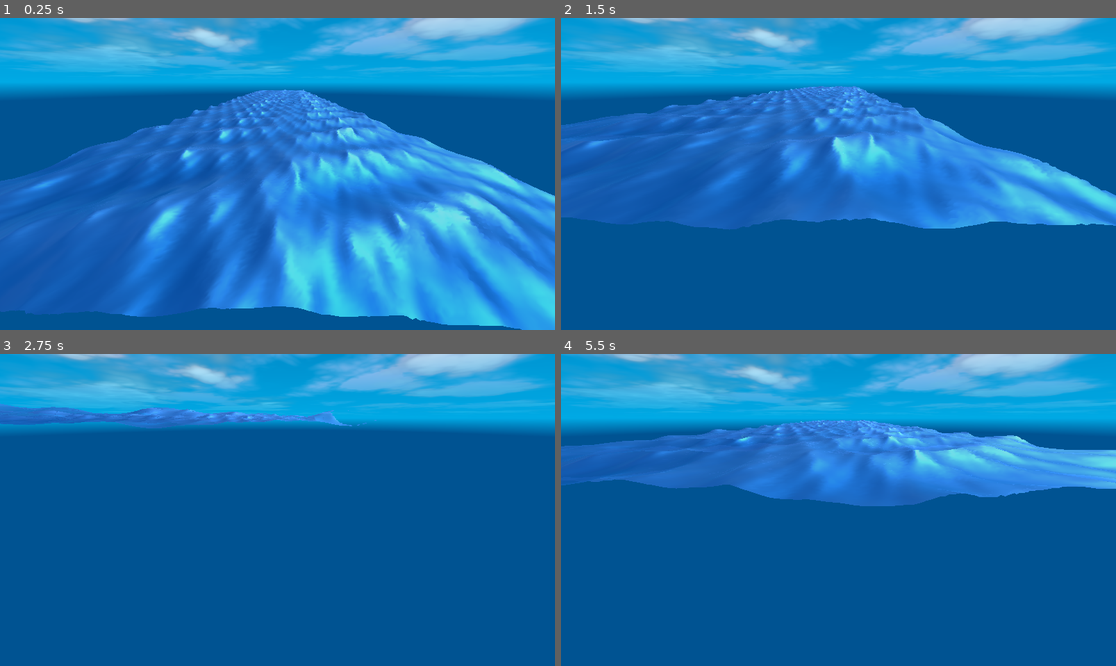
Above: before the commit, frames 1-4 (two rows, left to right).
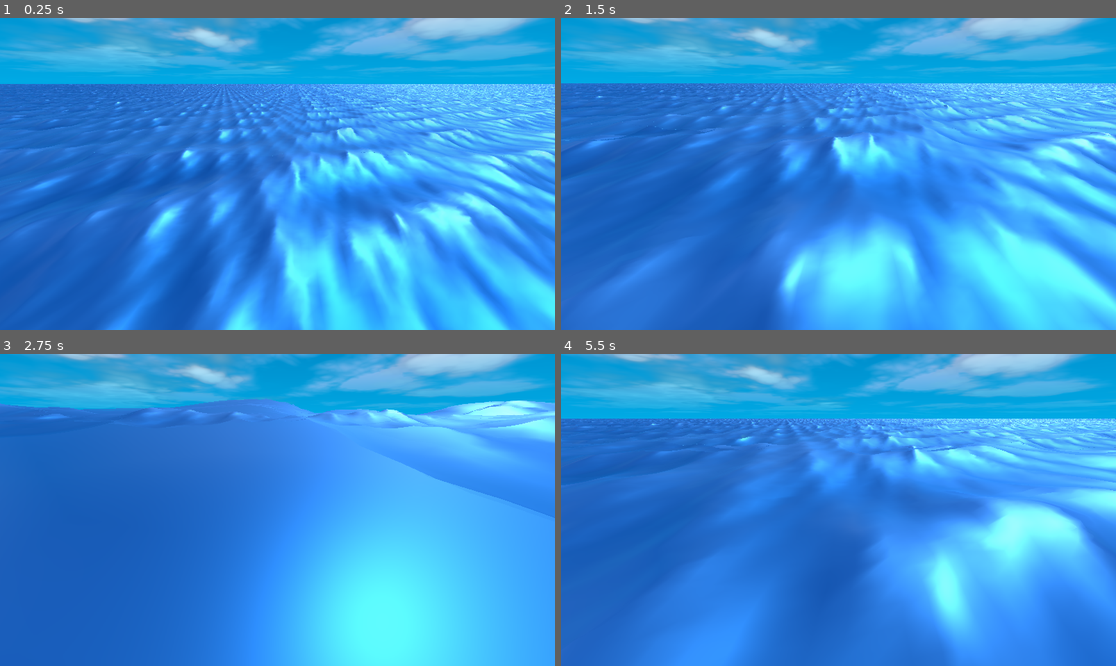
Above: after the commit, the same moments.

Repository: armedturret/Godot-Wave-Simulation
Game: Godot game, scene res://scenes/gerstner_ocean.tscn
Two runs of this game, one before a commit and one after it. Both use one fixed random seed, a clock stepped at 60 frames per second and the inputs below.
Inputs (mouse positions are in pixels of both pictures, inside the frame that each line leads up to):
- Up to frame 1 (0.25 s): no input
- Up to frame 2 (1.5 s): tap Enter at 0.5 s; move the mouse to (960, 158) at 0.52 s; hold Right (ui_right) 0.53-1.28 s; tap Shift at 0.6, 1.35 s; click (960, 158) at 0.67 s; move the mouse to (727, 189) at 1.27 s; hold Q (move_down) from 1.28 s (still down)
- Up to frame 3 (2.75 s): move the mouse to (333, 441) at 2.02 s; release Q (move_down) at 2.03 s; hold Right (ui_right) from 2.03 s (still down); tap Shift at 2.1 s
- Up to frame 4 (5.5 s): move the mouse to (810, 572) at 2.77 s; release Right (ui_right) at 2.78 s; hold E (move_up) 2.78-3.53 s; tap Shift every 0.75 s from 2.85 to 5.1 s; click (810, 572) at 2.92 s; move the mouse to (1005, 556) at 3.52 s; hold Left (ui_left) 3.53-5.03 s; move the mouse to (672, 463) at 4.27 s; move the mouse to (866, 510) at 5.02 s; hold Q (move_down) from 5.03 s (still down); click (866, 510) at 5.17 s

The runs differ from the first frame. In frame 1, 29% of the frame differs, in the area x 0-100%, y 21-100%; in frame 2, 49%; in frame 3, 81%, in the area x 0-100%, y 14-100%; in frame 4, 63%.

Commit message:
Added a pretty good lod algorithm

Diff:
--- a/environment.tres
+++ b/environment.tres
@@ -10,7 +10,7 @@
 shader_parameter/sunset_bottom_color = Color(1, 0.5, 0.7, 1)
 shader_parameter/night_top_color = Color(0.02, 0, 0.04, 1)
 shader_parameter/night_bottom_color = Color(0.1, 0, 0.2, 1)
-shader_parameter/horizon_color = Color(0, 0.32299995, 0.57, 1)
+shader_parameter/horizon_color = Color(0.21106589, 0.54989105, 0.8801426, 1)
 shader_parameter/horizon_blur = 0.05
 shader_parameter/sun_color = Color(10, 8, 1, 1)
 shader_parameter/sun_sunset_color = Color(10, 0, 0, 1)
@@ -42,3 +42,10 @@
 ambient_light_source = 3
 ambient_light_color = Color(1, 1, 1, 1)
 reflected_light_source = 2
+fog_mode = 1
+fog_light_color = Color(0.1034243, 0.5985511, 0.7905548, 1)
+fog_density = 1.0
+fog_aerial_perspective = 1.0
+fog_sky_affect = 0.1
+fog_depth_begin = 1800.0
+fog_depth_end = 2000.0
--- /dev/null
+++ b/materials/ocean_chunk.tscn
@@ -0,0 +1,11 @@
+[gd_scene format=3 uid="uid://cgjwhgxftp8uu"]
+
+[ext_resource type="PlaneMesh" uid="uid://cxyic7ot1h8ob" path="res://ocean_meshes/ocean_mesh_256.tres" id="1_bxhx6"]
+[ext_resource type="Material" uid="uid://c1vjmg5gwatjd" path="res://materials/ocean_material.tres" id="2_dhjj7"]
+
+[node name="OceanChunk" type="MeshInstance3D" unique_id=1085945652]
+transform = Transform3D(0.99998915, -0.0037763077, -0.0027200247, 0.0037769545, 0.99999285, 0.00023294859, 0.0027191264, -0.00024321013, 0.9999963, 0, 0, 0)
+custom_aabb = AABB(-50, 0, -50, 100, 1, 100)
+mesh = ExtResource("1_bxhx6")
+skeleton = NodePath("../..")
+surface_material_override/0 = ExtResource("2_dhjj7")
--- a/scenes/gerstner_ocean.tscn
+++ b/scenes/gerstner_ocean.tscn
@@ -1,22 +1,58 @@
 [gd_scene format=3 uid="uid://di60ffgcypgw4"]
 
 [ext_resource type="Environment" uid="uid://dkj3u4715d0e1" path="res://environment.tres" id="1_58q5r"]
-[ext_resource type="Material" uid="uid://c1vjmg5gwatjd" path="res://materials/ocean_material.tres" id="1_co4yx"]
 [ext_resource type="Script" uid="uid://d4g016li4ktxm" path="res://scripts/camera_controller.gd" id="2_3c6y5"]
-[ext_resource type="Script" uid="uid://c4mx012ggauhw" path="res://scripts/ocean_generator.gd" id="2_co4yx"]
-[ext_resource type="PlaneMesh" uid="uid://cxyic7ot1h8ob" path="res://ocean_meshes/ocean_mesh_256.tres" id="3_phwen"]
+[ext_resource type="Script" uid="uid://u656r0b5mydt" path="res://scripts/ocean_lod.gd" id="3_82v64"]
+[ext_resource type="PackedScene" uid="uid://cgjwhgxftp8uu" path="res://materials/ocean_chunk.tscn" id="4_3c6y5"]
+[ext_resource type="Script" uid="uid://ci3p2rtj3liu8" path="res://scripts/ocean_lod_level.gd" id="4_iqywx"]
 [ext_resource type="PlaneMesh" uid="uid://bsjqetf36cm1w" path="res://ocean_meshes/ocean_mesh_128.tres" id="6_5d2jk"]
 [ext_resource type="PlaneMesh" uid="uid://504n75u3e24s" path="res://ocean_meshes/ocean_mesh_64.tres" id="7_drgyt"]
 [ext_resource type="PlaneMesh" uid="uid://cg21olxpce28j" path="res://ocean_meshes/ocean_mesh_32.tres" id="8_iqywx"]
 [ext_resource type="PlaneMesh" uid="uid://c8k7q4yej68ce" path="res://ocean_meshes/ocean_mesh_16.tres" id="9_drgyt"]
+
+[sub_resource type="Resource" id="Resource_cxc0e"]
+script = ExtResource("4_iqywx")
+mesh = ExtResource("6_5d2jk")
+metadata/_custom_type_script = "uid://ci3p2rtj3liu8"
+
+[sub_resource type="Resource" id="Resource_5d2jk"]
+script = ExtResource("4_iqywx")
+mesh = ExtResource("7_drgyt")
+min_distance = 300.0
+metadata/_custom_type_script = "uid://ci3p2rtj3liu8"
+
+[sub_resource type="Resource" id="Resource_igkwb"]
+script = ExtResource("4_iqywx")
+mesh = ExtResource("8_iqywx")
+min_distance = 700.0
+metadata/_custom_type_script = "uid://ci3p2rtj3liu8"
+
+[sub_resource type="Resource" id="Resource_3pl04"]
+script = ExtResource("4_iqywx")
+mesh = ExtResource("9_drgyt")
+min_distance = 1000.0
+metadata/_custom_type_script = "uid://ci3p2rtj3liu8"
 
 [node name="GerstnerOcean" type="Node3D" unique_id=192684016]
 
 [node name="WorldEnvironment" type="WorldEnvironment" parent="." unique_id=1103050431]
 environment = ExtResource("1_58q5r")
 
+[node name="OceanRoot" type="Node3D" parent="." unique_id=2130323283 node_paths=PackedStringArray("camera")]
+transform = Transform3D(0.9999999, -1.8626451e-09, 1.8626451e-09, 0, 1, 0, 0, -5.9604645e-08, 0.99999994, 0, 0, 7.6293945e-06)
+script = ExtResource("3_82v64")
+camera = NodePath("../Camera3D")
+lods = Array[ExtResource("4_iqywx")]([SubResource("Resource_cxc0e"), SubResource("Resource_5d2jk"), SubResource("Resource_igkwb"), SubResource("Resource_3pl04")])
+template = ExtResource("4_3c6y5")
+max_chunk_dist = 32
+recalc_distance = 50.0
+
+[node name="MeshInstance3D" parent="OceanRoot" unique_id=1085945652 instance=ExtResource("4_3c6y5")]
+transform = Transform3D(0.9999891, -0.0037763072, -0.0027200258, 0.0037769545, 0.99999285, 0.00023293924, 0.0027191262, -0.00024321015, 0.9999963, 0, 0, 0)
+
 [node name="Camera3D" type="Camera3D" parent="." unique_id=2024993671]
 transform = Transform3D(0.99964863, -0.010913228, 0.024157835, -3.4779973e-08, 0.91132426, 0.41168937, -0.02650848, -0.4115447, 0.911004, 4.3429337, 17.249245, 60.556053)
+far = 2000.0
 script = ExtResource("2_3c6y5")
 speed = 20.0
 speed_fast = 80.0
@@ -24,55 +60,3 @@
 
 [node name="DirectionalLight3D" type="DirectionalLight3D" parent="." unique_id=2106264239]
 transform = Transform3D(0.76308566, -0.5283642, 0.3721982, -0.5328818, -0.18850322, 0.8249264, -0.36570105, -0.8278271, -0.42539975, 0, 30.442127, 0)
-
-[node name="OceanRoot" type="Node3D" parent="." unique_id=2130323283]
-
-[node name="MeshInstance3D" type="MeshInstance3D" parent="OceanRoot" unique_id=1303851496]
-transform = Transform3D(0.99998915, -0.0037763077, -0.0027200247, 0.0037769545, 0.99999285, 0.00023294859, 0.0027191264, -0.00024321013, 0.9999963, 0, 0, 0)
-mesh = ExtResource("3_phwen")
-skeleton = NodePath("../..")
-surface_material_override/0 = ExtResource("1_co4yx")
-script = ExtResource("2_co4yx")
-min_wavelen = 3.0
-max_wavelen = 32.0
-max_amplitude = 0.6
-
-[node name="MeshInstance3D2" type="MeshInstance3D" parent="OceanRoot" unique_id=2116760908]
-transform = Transform3D(0.99998915, -0.0037763077, -0.0027200247, 0.0037769545, 0.99999285, 0.00023294859, 0.0027191264, -0.00024321013, 0.9999963, 0, 0, -100)
-mesh = ExtResource("6_5d2jk")
-skeleton = NodePath("../..")
-surface_material_override/0 = ExtResource("1_co4yx")
-script = ExtResource("2_co4yx")
-min_wavelen = 3.0
-max_wavelen = 32.0
-max_amplitude = 0.6
-
-[node name="MeshInstance3D3" type="MeshInstance3D" parent="OceanRoot" unique_id=1962730721]
-transform = Transform3D(0.99998915, -0.0037763077, -0.0027200247, 0.0037769545, 0.99999285, 0.00023294859, 0.0027191264, -0.00024321013, 0.9999963, 0, 0, -200)
-mesh = ExtResource("7_drgyt")
-skeleton = NodePath("../..")
-surface_material_override/0 = ExtResource("1_co4yx")
-script = ExtResource("2_co4yx")
-min_wavelen = 3.0
-max_wavelen = 32.0
-max_amplitude = 0.6
-
-[node name="MeshInstance3D4" type="MeshInstance3D" parent="OceanRoot" unique_id=100306378]
-transform = Transform3D(0.99998915, -0.0037763077, -0.0027200247, 0.0037769545, 0.99999285, 0.00023294859, 0.0027191264, -0.00024321013, 0.9999963, 0, 0, -300)
-mesh = ExtResource("8_iqywx")
-skeleton = NodePath("../..")
-surface_material_override/0 = ExtResource("1_co4yx")
-script = ExtResource("2_co4yx")
-min_wavelen = 3.0
-max_wavelen = 32.0
-max_amplitude = 0.6
-
-[node name="MeshInstance3D5" type="MeshInstance3D" parent="OceanRoot" unique_id=1755725774]
-transform = Transform3D(0.99998915, -0.0037763077, -0.0027200247, 0.0037769545, 0.99999285, 0.00023294859, 0.0027191264, -0.00024321013, 0.9999963, 0, 0, -400)
-mesh = ExtResource("9_drgyt")
-skeleton = NodePath("../..")
-surface_material_override/0 = ExtResource("1_co4yx")
-script = ExtResource("2_co4yx")
-min_wavelen = 3.0
-max_wavelen = 32.0
-max_amplitude = 0.6
--- /dev/null
+++ b/scripts/ocean_lod.gd
@@ -0,0 +1,50 @@
+extends Node3D
+
+@export var camera : Camera3D
+@export var lods : Array[OceanLodLevel]
+@export var template: PackedScene
+@export var max_chunk_dist: int = 12
+@export var chunk_size: float = 100.0
+@export var recalc_distance: float = 100.0
+
+var last_camera_pos: Vector3
+
+var mesh_dict: Dictionary[Vector2i, MeshInstance3D]
+
+func _ready() -> void:
+    recalculate_lod()
+
+
+func _process(delta: float) -> void:
+    position.x = camera.position.x
+    position.z = camera.position.z
+    if abs(camera.position.y - last_camera_pos.y) > recalc_distance:
+        recalculate_lod()
+
+
+func recalculate_lod() -> void:
+    last_camera_pos = camera.position
+
+    for x : int in range(-max_chunk_dist, max_chunk_dist + 1):
+        for y : int in range(-max_chunk_dist, max_chunk_dist + 1):
+            var coord := Vector2i(x, y)
+            if not mesh_dict.has(coord):
+                var inst := template.instantiate() as MeshInstance3D
+                mesh_dict[coord] = inst
+                add_child(inst)
+                inst.position = Vector3(x * chunk_size, 0, y * chunk_size)
+
+            var inst := mesh_dict[coord] as MeshInstance3D
+            var sq_dist := Vector3(inst.position.x,
+                camera.position.y,
+                inst.position.z).length_squared()
+            inst.mesh = get_lod_mesh(sq_dist)
+
+
+func get_lod_mesh(sq_dist: float) -> Mesh:
+    # assume lods are in order of increasing simplicity, start with the last one
+    for i: int in range(lods.size() - 1, -1, -1):
+        if sq_dist >= lods[i].min_distance ** 2:
+            return lods[i].mesh
+
+    return lods[-1].mesh
--- /dev/null
+++ b/scripts/ocean_lod_level.gd
@@ -0,0 +1,6 @@
+extends Resource
+
+class_name OceanLodLevel
+
+@export var mesh: Mesh
+@export var min_distance: float = 0.0
Not shown, added: scripts/ocean_lod.gd.uid
Not shown, added: scripts/ocean_lod_level.gd.uid
